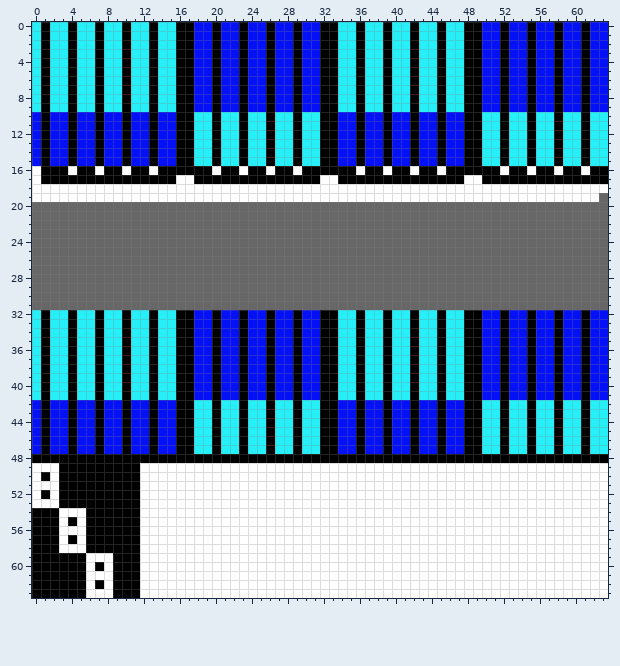
File history of a pixel-art sprite, picross/t64x64.png. The first picture shows the starting point.
The file is 64x64 pixels.
And afterwards:
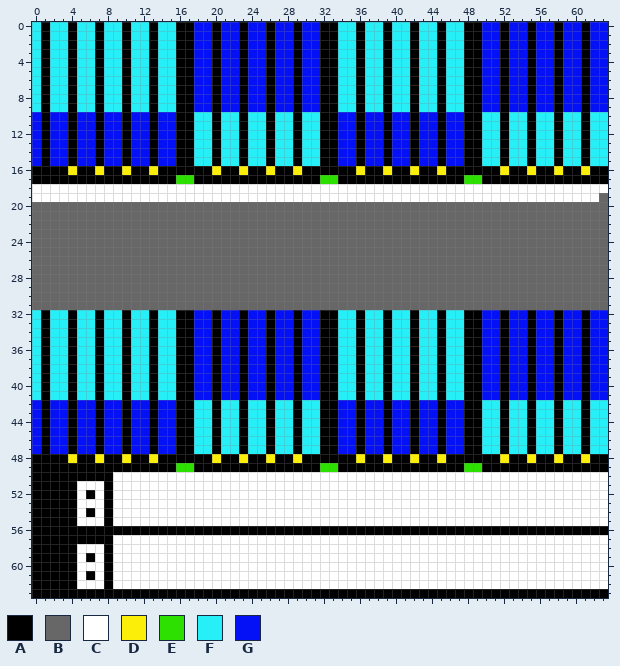
Palette (. is transparent): A #000000  B #676767  C #ffffff  D #fbee09  E #2edf02  F #26eff8  G #0411f6
Message: should fit in ISR timing constraints
From old to new:
Colour C gives way to colour A in rows 16 to 17 at x 0; in row 49 at x 0 to 2, 12 to 15, 18 to 31, 34 to 47 and 50 to 63; in row 50 at x 0 and 2; in row 51 at x 0 to 2; in row 52 at x 0 and 2; in row 53 at x 0 to 2.
Colour C gives way to colour A in row 54 at x 3 to 4; in row 55 at x 3; in row 56 at x 3 to 5 and 12 to 63; in row 57 at x 3 and 5; in row 58 at x 3 to 4; in row 59 at x 6 and 8.
Colour C gives way to colour A in row 60 at x 8; in row 61 at x 6 and 8; in row 62 at x 8; in row 63 at x 6 to 8 and 12 to 63.
Colour A gives way to colour C in row 50 at x 9 to 11; in row 51 at x 5 to 7 and 9 to 11; in row 52 at x 5, 7 and 9 to 11; in row 53 at x 5 to 7 and 9 to 11; in row 54 at x 7 and 9 to 11; in row 55 at x 6 to 7 and 9 to 11.
Colour A gives way to colour C in row 57 at x 9 to 11; in row 58 at x 6 to 7 and 9 to 11; in row 59 at x 5 and 9 to 11; in row 60 at x 5, 7 and 9 to 11; in row 61 at x 5 and 9 to 11; in row 62 at x 5, 7 and 9 to 11.
Colour A gives way to colour D in row 48 at x 4, 7, 10, 13, 20, 23, 26, 29, 36, 39, 42, 45, 52, 55, 58 and 61.
Colour C gives way to colour D in row 16 at x 4, 7, 10, 13, 20, 23, 26, 29, 36, 39, 42, 45, 52, 55, 58 and 61.
Colour C gives way to colour E in row 17 at x 16 to 17, 32 to 33 and 48 to 49; in row 49 at x 16 to 17, 32 to 33 and 48 to 49.
